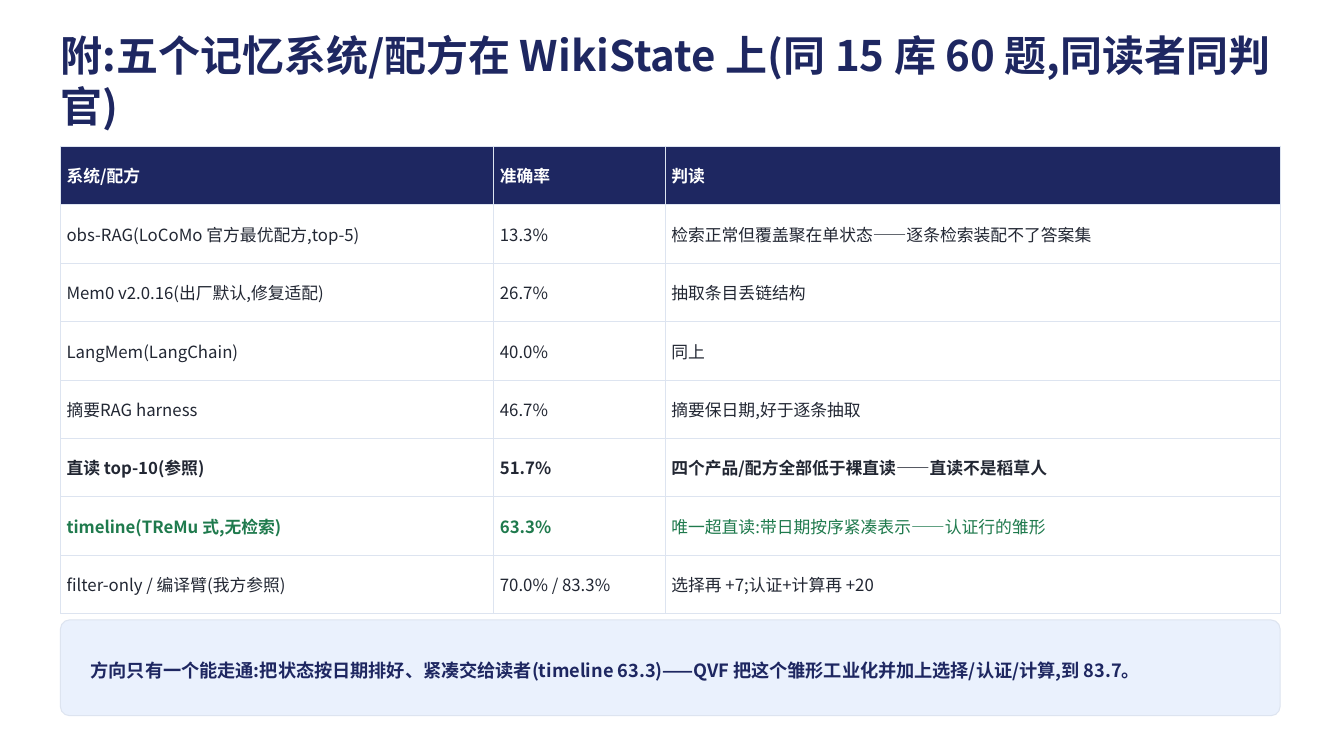
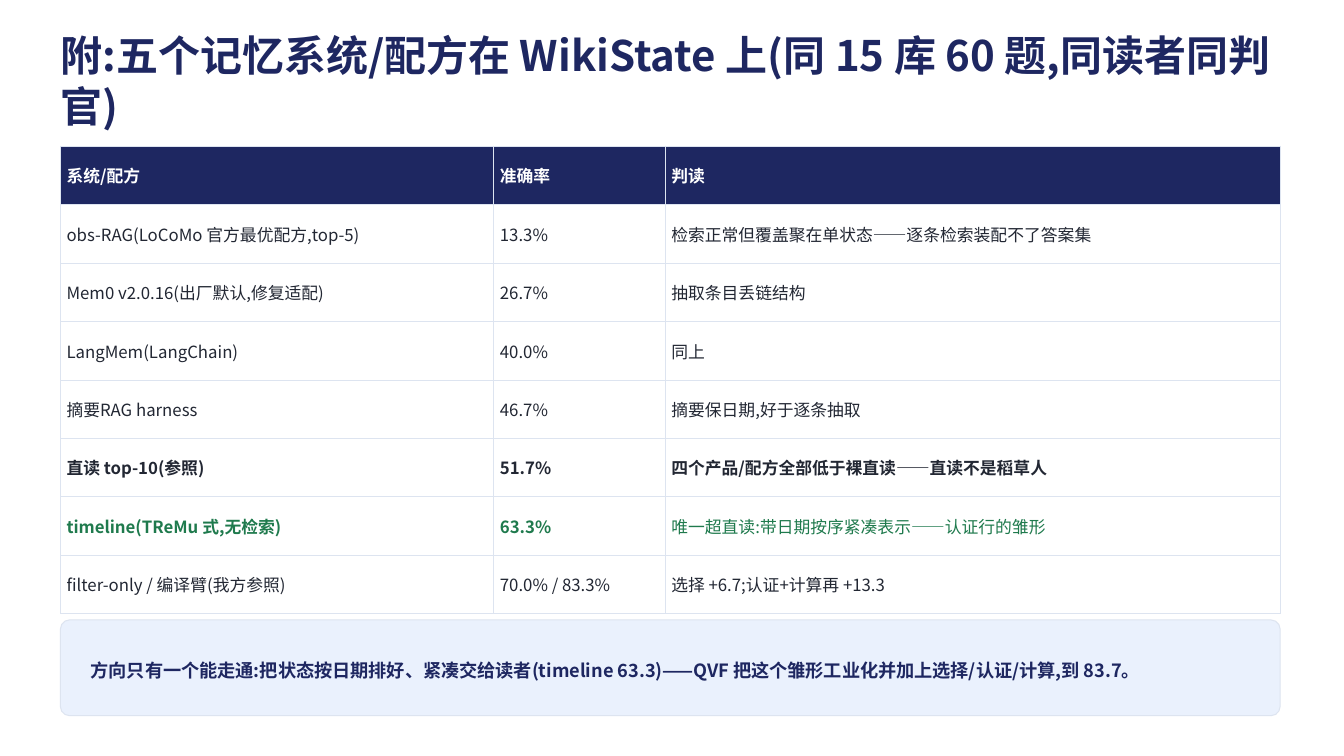
Before and after one commit to jeremyz12/qvf_withcontroller, a slide deck: slide 20 of study_logs/QVF_report_20260820.pptx. Drawn at 1344x756 pixels with LibreOffice and Linux fonts; fonts in the diff are those of the drawing. Boxes give left, top, right and bottom in pixels: in the first picture for what was removed or moved away, otherwise in the second. Text is boxed around its words. In the diff, an @@ line names an element or a change of style, - is before the commit and + after.

```diff
--- a/study_logs/QVF_report_20260820.pptx
+++ b/study_logs/QVF_report_20260820.pptx
@@ table at (60, 146, 1280, 599) @@
-row 8, column 3: 选择再 +7;认证+计算再 +20
+row 8, column 3: 选择 +6.7;认证+计算再 +13.3
```
Also in this commit, not shown: 5 other slides changed, 1 other file.
